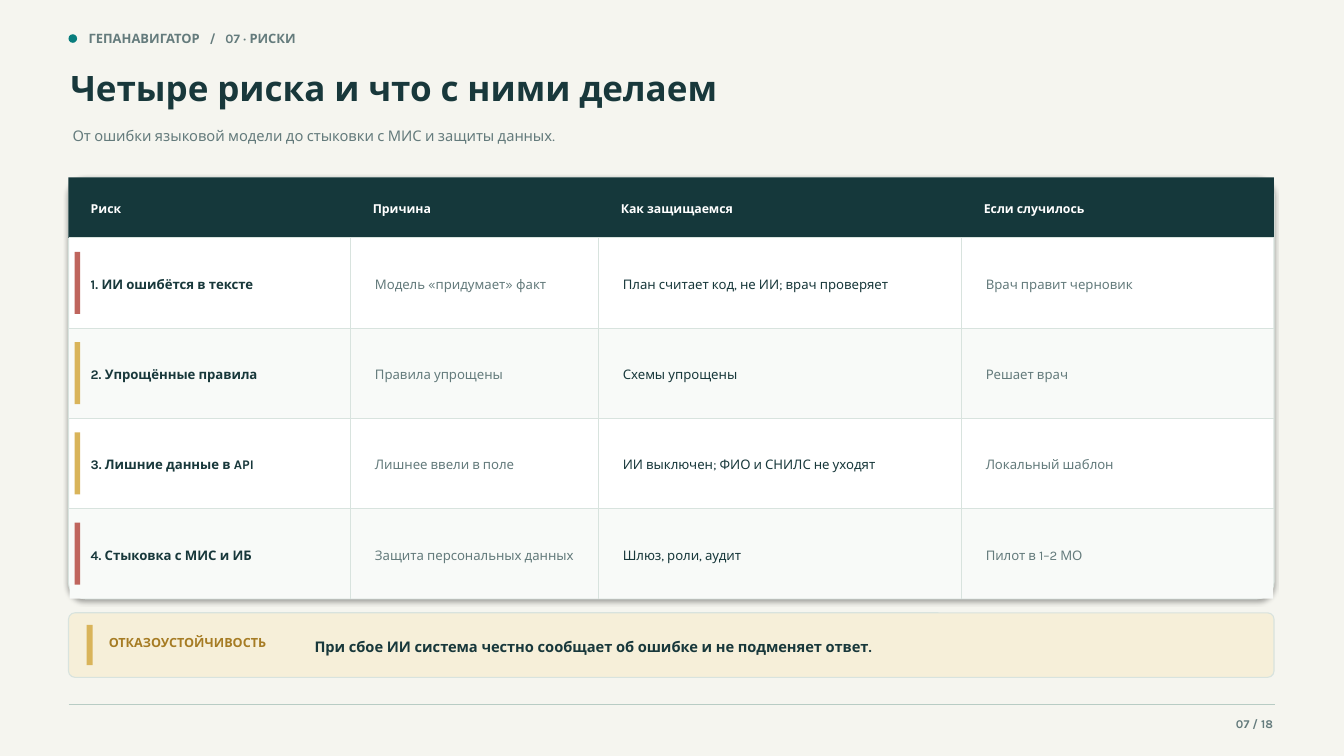
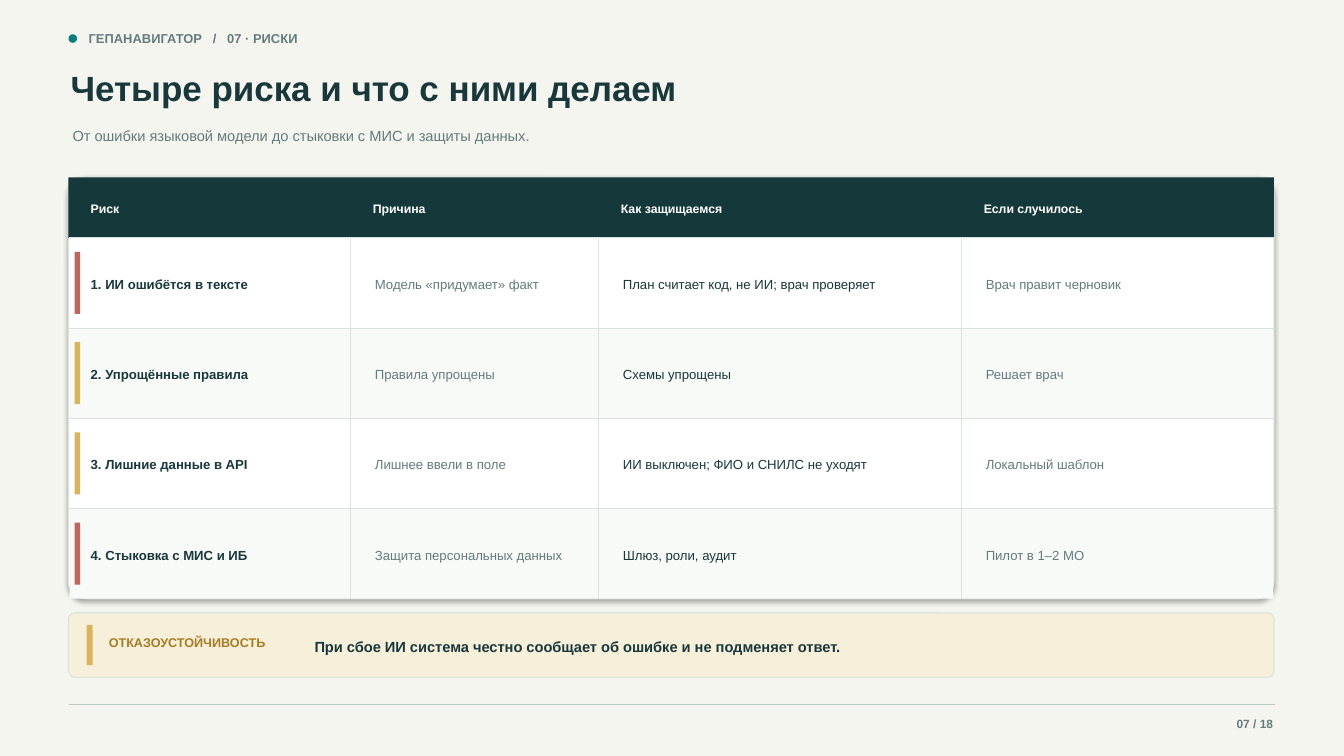
Before and after one commit to devenportg/GepaNavigator, a slide deck: slide 7 of deliverables/GepaNavigator_release.pptx. Drawn at 1344x756 pixels with LibreOffice and Linux fonts; fonts in the diff are those of the drawing. Boxes give left, top, right and bottom in pixels: in the first picture for what was removed or moved away, otherwise in the second. Text is boxed around its words. In the diff, an @@ line names an element or a change of style, - is before the commit and + after.

```diff
--- a/deliverables/GepaNavigator_release.pptx
+++ b/deliverables/GepaNavigator_release.pptx
@@ font Karla to Arial in 26 elements at [89,34,297,43], [71,77,676,108], [73,130,530,144], [1237,720,1273,728], [91,204,120,213], [373,204,426,216], [621,204,722,216], [984,204,1082,216], [91,279,248,289], [375,279,539,292], [623,280,875,292], [986,280,1121,292], [91,370,248,382], [375,370,495,382], [623,370,731,382], [986,370,1064,382], [91,460,248,472], [375,460,506,469], [623,459,867,472], [986,459,1104,469], [91,551,247,560], [375,551,562,563], [623,551,736,563], [986,551,1084,560], [109,637,266,647], [315,641,840,655] @@
```
Also in this commit, not shown: 17 other slides changed.
